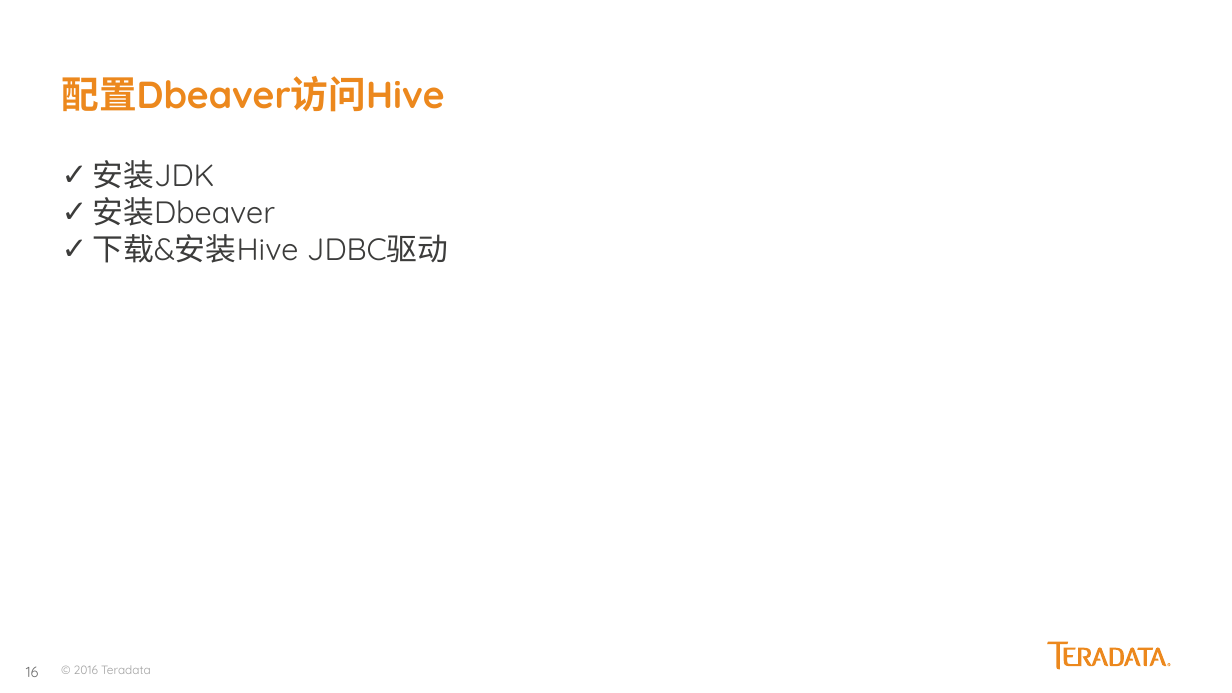
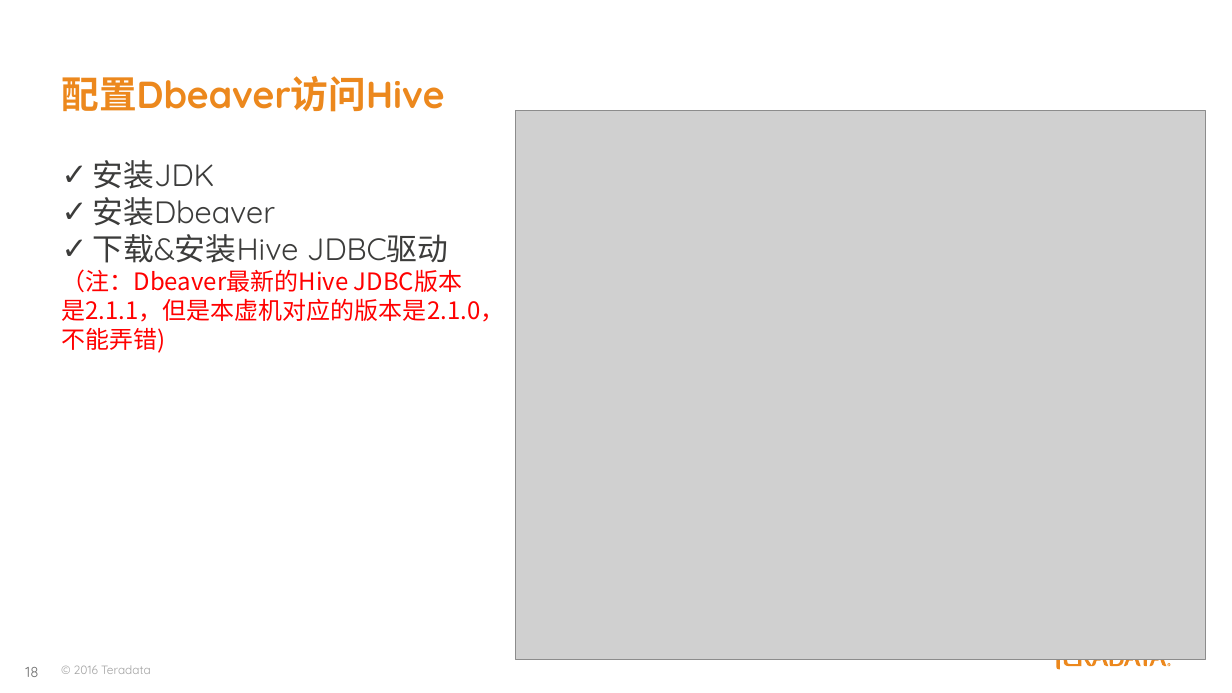
Before and after one commit to yaoran2000/MyTeradata, a slide deck: slide 18 of slides/Kylo配置与使用.pptx (slide 16 before the commit). Drawn at 1232x693 pixels with LibreOffice and Linux fonts; fonts in the diff are those of the drawing; grey boxes stand for pictures. Boxes give left, top, right and bottom in pixels: in the first picture for what was removed or moved away, otherwise in the second. Text is boxed around its words. In the diff, an @@ line names an element or a change of style, - is before the commit and + after.

```diff
--- a/slides/Kylo配置与使用.pptx
+++ b/slides/Kylo配置与使用.pptx
@@ picture added at [516, 111, 1206, 660] @@
@@ text at [62, 269, 505, 353]: paragraphs added @@
+（注：Dbeaver最新的Hive JDBC版本
+是2.1.1，但是本虚机对应的版本是2.1.0，
+不能弄错)
@@ page number at [25, 667, 38, 677]: text changed @@
-16
+18
```
Also in this commit, not shown: 2 other slides changed, 3 slides added.
